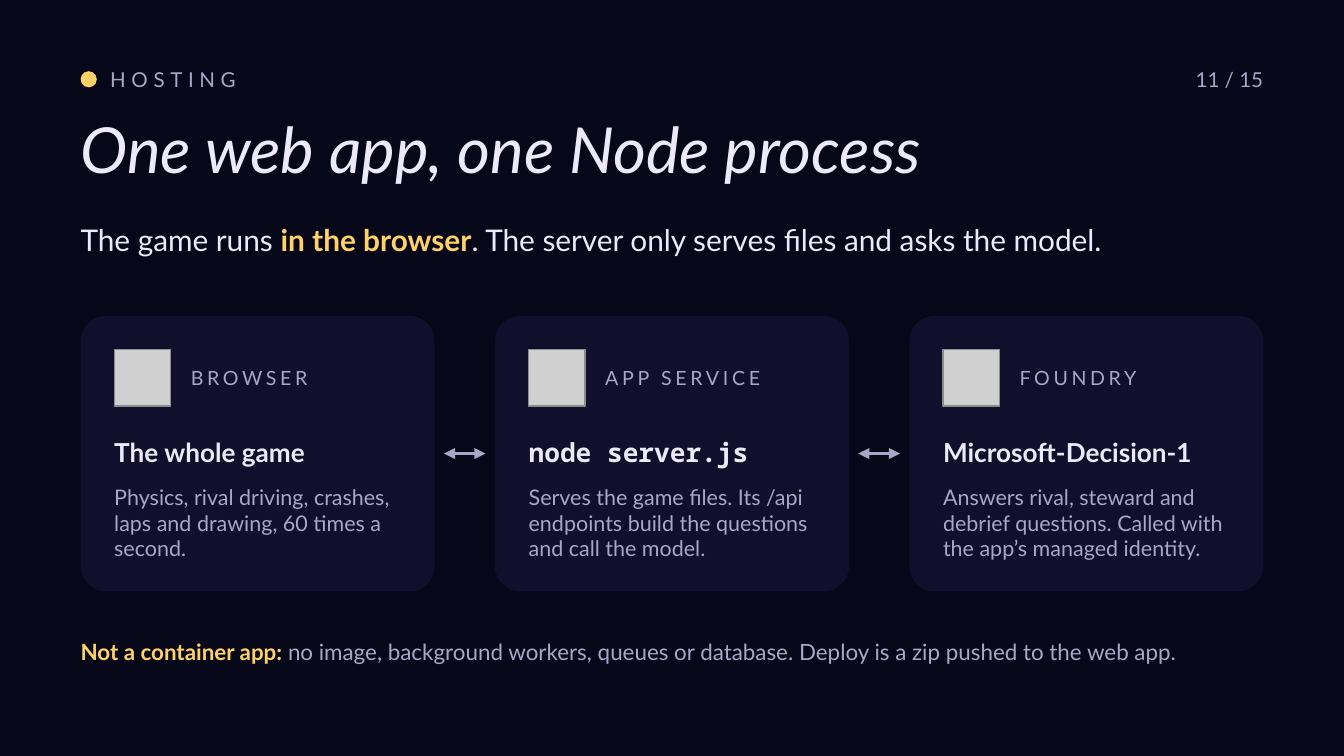
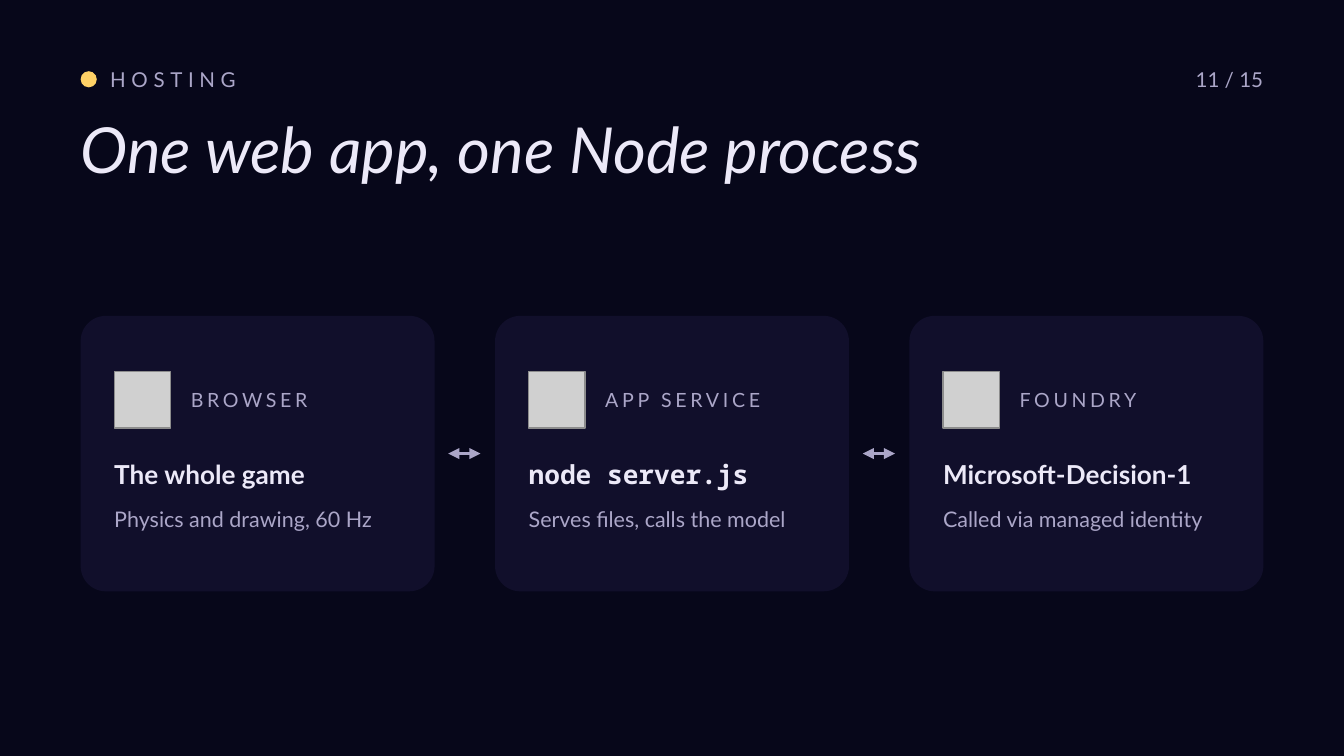
Before and after one commit to roryp/racing, a slide deck: slide 12 of docs/luna-gp-deck.pptx. Drawn at 1344x756 pixels with LibreOffice and Linux fonts; fonts in the diff are those of the drawing; grey boxes stand for pictures. Boxes give left, top, right and bottom in pixels: in the first picture for what was removed or moved away, otherwise in the second. Text is boxed around its words. In the diff, an @@ line names an element or a change of style, - is before the commit and + after.

```diff
--- a/docs/luna-gp-deck.pptx
+++ b/docs/luna-gp-deck.pptx
@@ text removed at box(81, 228, 1102, 257) @@
-The game runs in the browser. The server only serves files and asks the model.
@@ 6 texts, 3 pictures: place and size @@
-6 texts, 3 pictures at box(114, 349, 1192, 469)
+6 texts, 3 pictures at box(114, 372, 1192, 491)
@@ double arrow moved from (444, 454) - (485, 454) to (448, 454) - (481, 454) @@
@@ double arrow moved from (859, 454) - (900, 454) to (863, 454) - (895, 454) @@
@@ text at box(114, 511, 372, 531): text changed @@
-Physics, rival driving, crashes, laps and drawing, 60 times a second.
+Physics and drawing, 60 Hz
@@ text at box(529, 511, 785, 530): text changed @@
-Serves the game files. Its /api endpoints build the questions and call the model.
+Serves files, calls the model
@@ text at box(943, 511, 1202, 531): text changed @@
-Answers rival, steward and debrief questions. Called with the app’s managed identity.
+Called via managed identity
@@ text removed at box(81, 643, 1175, 664) @@
-Not a container app: no image, background workers, queues or database. Deploy is a zip pushed to the web app.
```
Also in this commit, not shown: 11 other slides changed.
